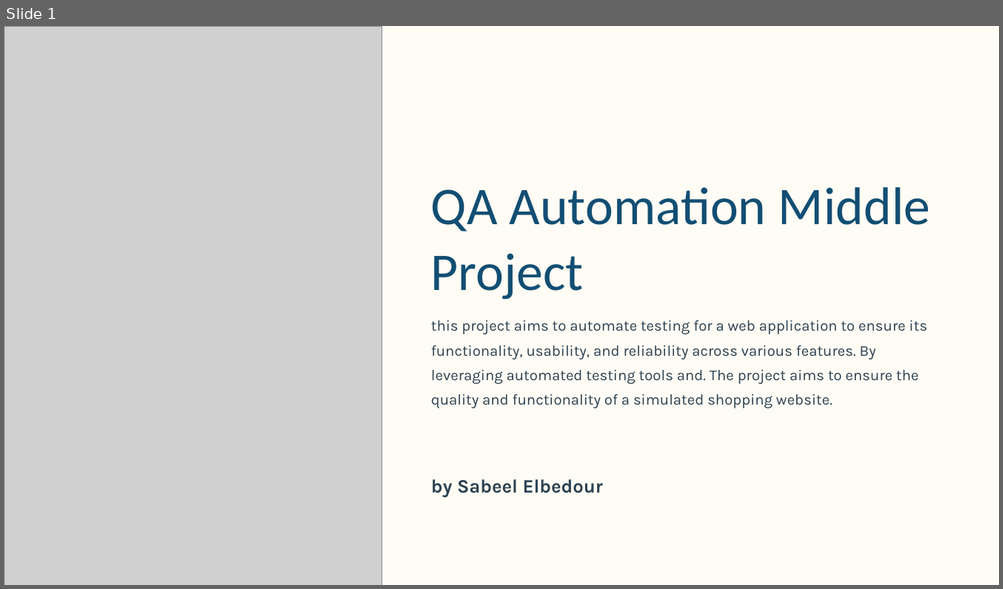
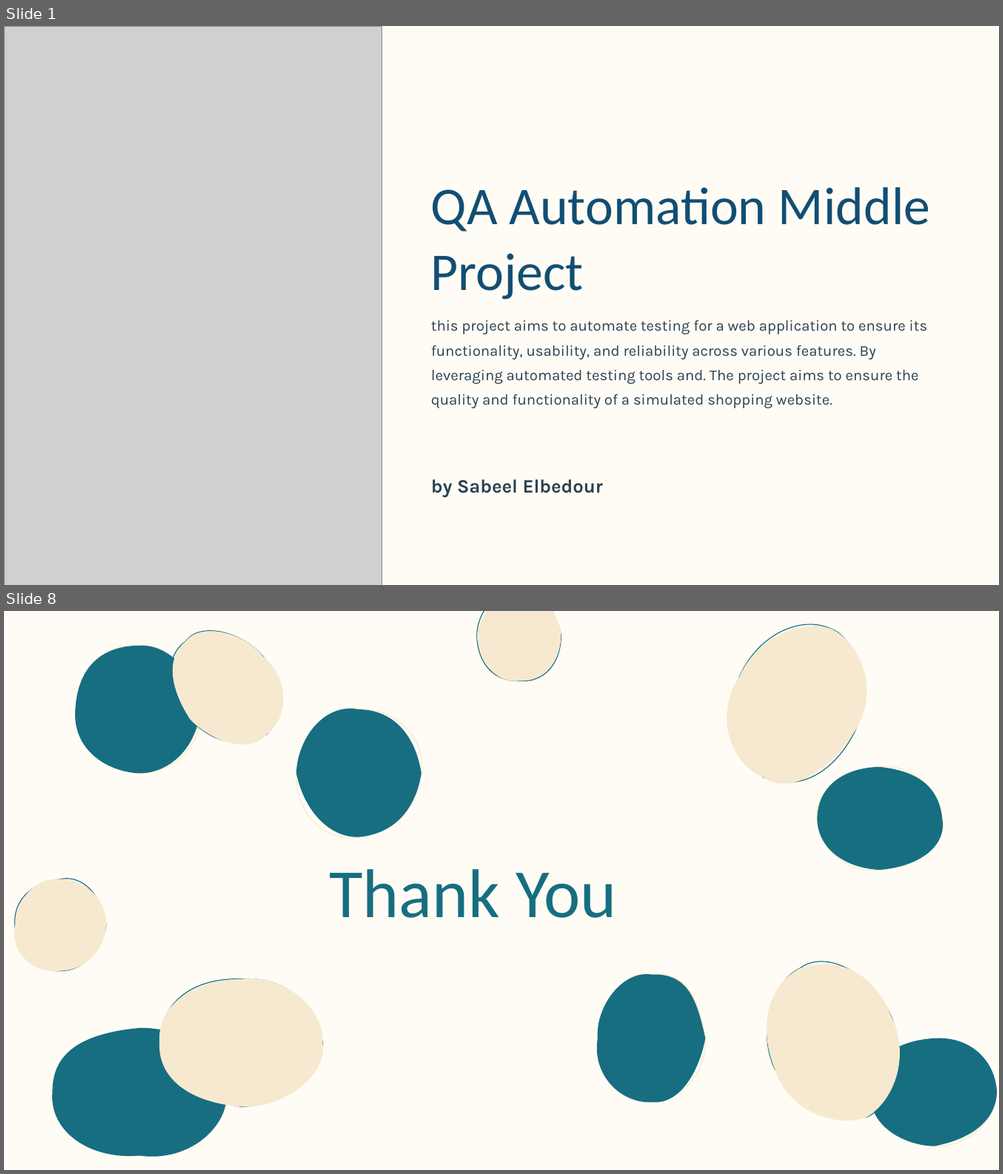
Before and after one commit to sabeel-el/QA_Automation_middle_project, a slide deck: QA-Automation-Middle-Project.pptx. Shown one above the other, each under a label of ours: slide 1 before the commit, slides 1 and 8 after it; the slides between them are not shown. The pictures are 1003x589 and 1003x1174 pixels, drawn with LibreOffice and Linux fonts; fonts in the diff are those of the drawing; grey boxes stand for pictures; background and template pictures are left out. Boxes give left, top, right and bottom in pixels: in the first picture for what was removed or moved away, otherwise in the second. Text is boxed around its words. In the diff, an @@ line names an element or a change of style, - is before the commit and + after.

```diff
--- a/QA-Automation-Middle-Project.pptx
+++ b/QA-Automation-Middle-Project.pptx
@@ slide 8 added at box(4, 611, 999, 1170), background #000000; not listed: 1 template element that a slide beside it also shows @@
@@ freeform shape added at box(149, 611, 303, 766), fill #F7E9CF, outline #176E81 1 pt @@
@@ freeform shape added at box(476, 611, 560, 681), fill #F7E9CF, outline #176E81 1 pt @@
@@ freeform shape added at box(705, 611, 889, 804), fill #F7E9CF, outline #176E81 1 pt @@
@@ freeform shape added at box(76, 646, 200, 773), fill #176E81, outline #F7E9CF 1 pt @@
@@ freeform shape added at box(296, 710, 421, 837), fill #176E81, outline #F7E9CF 1 pt @@
@@ freeform shape added at box(817, 767, 942, 870), fill #176E81, outline #F7E9CF 1 pt @@
@@ text added at box(329, 869, 617, 918), 80 pt, text #176E81 @@
+Thank You
@@ freeform shape added at box(15, 880, 107, 971), fill #F7E9CF, outline #176E81 1 pt @@
@@ freeform shape added at box(741, 943, 925, 1144), fill #F7E9CF, outline #176E81 1 pt @@
@@ freeform shape added at box(159, 980, 322, 1107), fill #F7E9CF, outline #176E81 1 pt @@
@@ freeform shape added at box(597, 974, 706, 1102), fill #176E81, outline #F7E9CF 1 pt @@
@@ freeform shape added at box(53, 1028, 227, 1156), fill #176E81, outline #F7E9CF 1 pt @@
@@ picture added at box(824, 1048, 868, 1116) @@
@@ freeform shape added at box(872, 1039, 996, 1147), fill #176E81, outline #F7E9CF 1 pt @@
```
Also in this commit, not shown: 4 slides changed, 2 other slides added, 1 slide removed.
